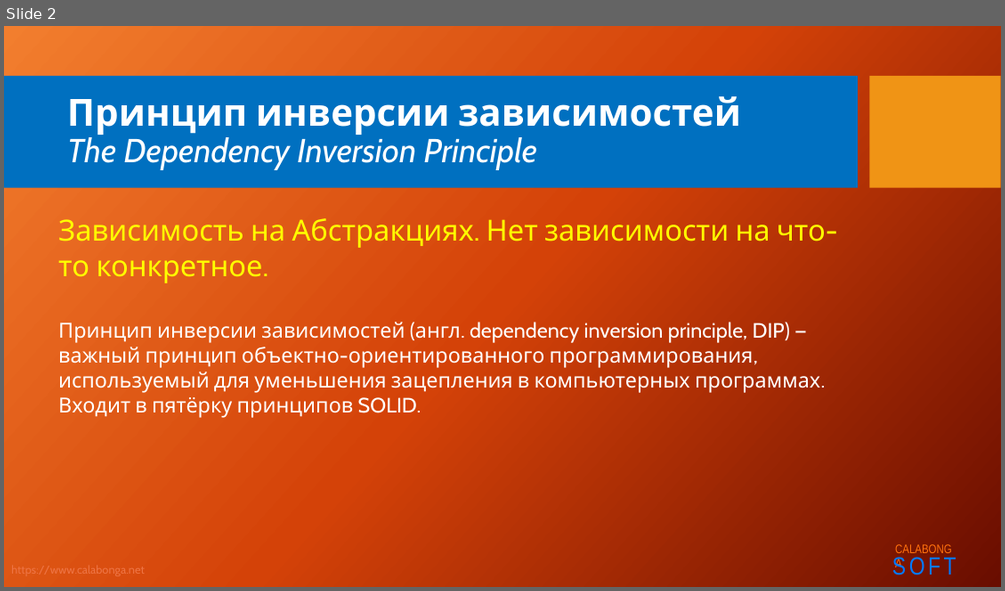
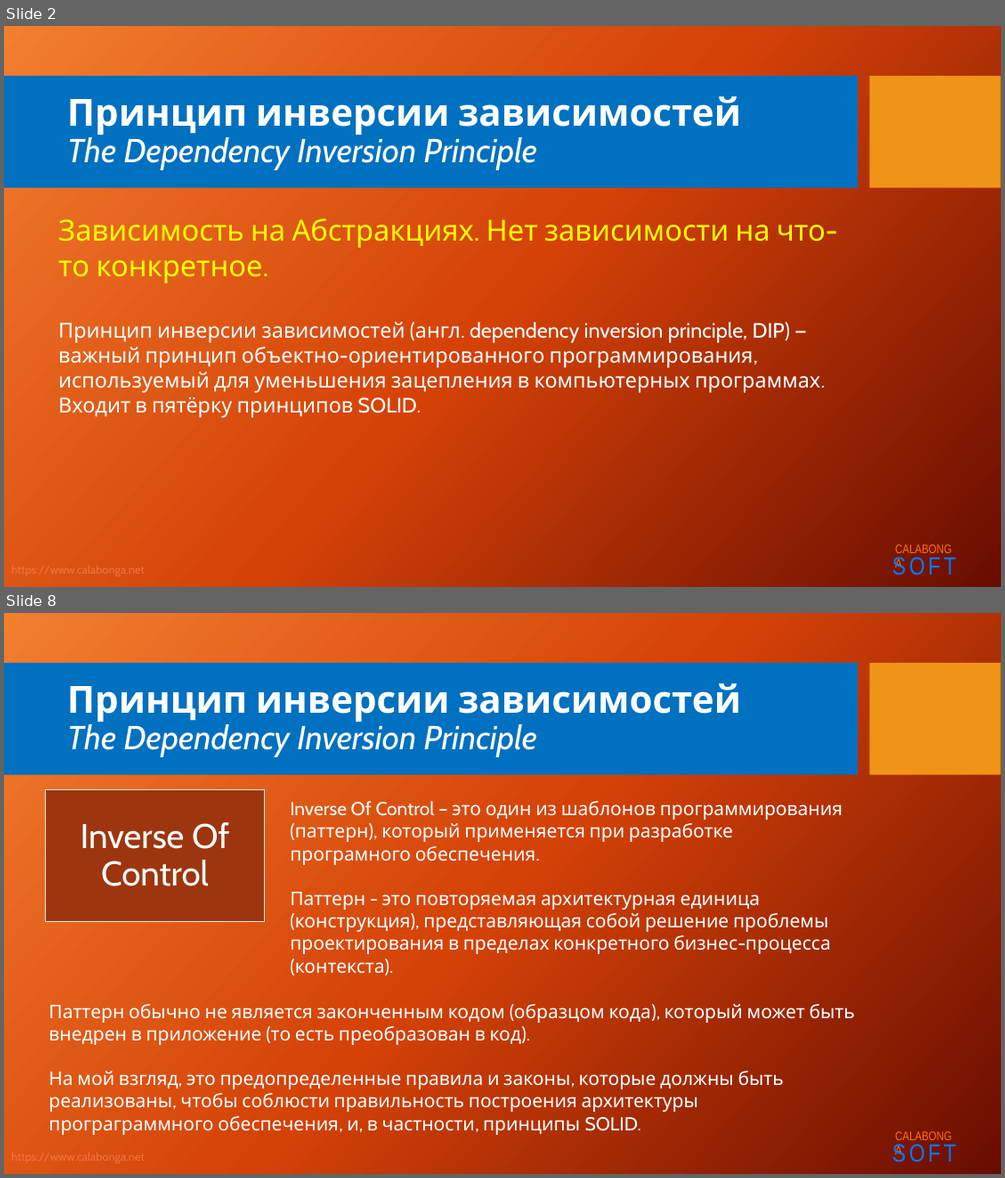
Before and after one commit to Calabonga/SOLID, a slide deck: Powerpoint/5.SOLID_D.pptx. Shown one above the other, each under a label of ours: slide 2 before the commit, slides 2 and 8 after it; the slides between them are not shown. The pictures are 1005x591 and 1005x1178 pixels, drawn with LibreOffice and Linux fonts; fonts in the diff are those of the drawing; background and template pictures are left out. Boxes give left, top, right and bottom in pixels: in the first picture for what was removed or moved away, otherwise in the second. Text is boxed around its words. In the diff, an @@ line names an element or a change of style, - is before the commit and + after.

```diff
--- a/Powerpoint/5.SOLID_D.pptx
+++ b/Powerpoint/5.SOLID_D.pptx
@@ slide 8 added at (x1=4, y1=613, x2=1001, y2=1174), background picture (left out); not listed: 5 template elements that a slide beside it also shows @@
@@ title added at (x1=67, y1=683, x2=741, y2=757), 32 pt, text #FFFFFF, italic @@
+Принцип инверсии зависимостей
+The Dependency Inversion Principle
@@ rectangle added at (x1=45, y1=790, x2=264, y2=922), fill #9D360E, outline #E7E6E6 1 pt @@
@@ text added at (x1=81, y1=822, x2=229, y2=886), 33 pt, text #FFFFFF @@
+Inverse Of Control
@@ text added at (x1=290, y1=801, x2=842, y2=973), 18 pt, text #FFFFFF @@
+Inverse Of Control – это один из шаблонов программирования (паттерн), который применяется при разработке програмного обеспечения.
+Паттерн - это повторяемая архитектурная единица (конструкция), представляющая собой решение проблемы проектирования в пределах конкретного бизнес-процесса (контекста).
@@ text added at (x1=48, y1=1004, x2=855, y2=1135), 18 pt, text #FFFFFF @@
+Паттерн обычно не является законченным кодом (образцом кода), который может быть внедрен в приложение (то есть преобразован в код).
+На мой взгляд, это предопределенные правила и законы, которые должны быть реализованы, чтобы соблюсти правильность построения архитектуры програграммного обеспечения, и, в частности, принципы SOLID.
```
Also in this commit, not shown: 8 other slides added.
